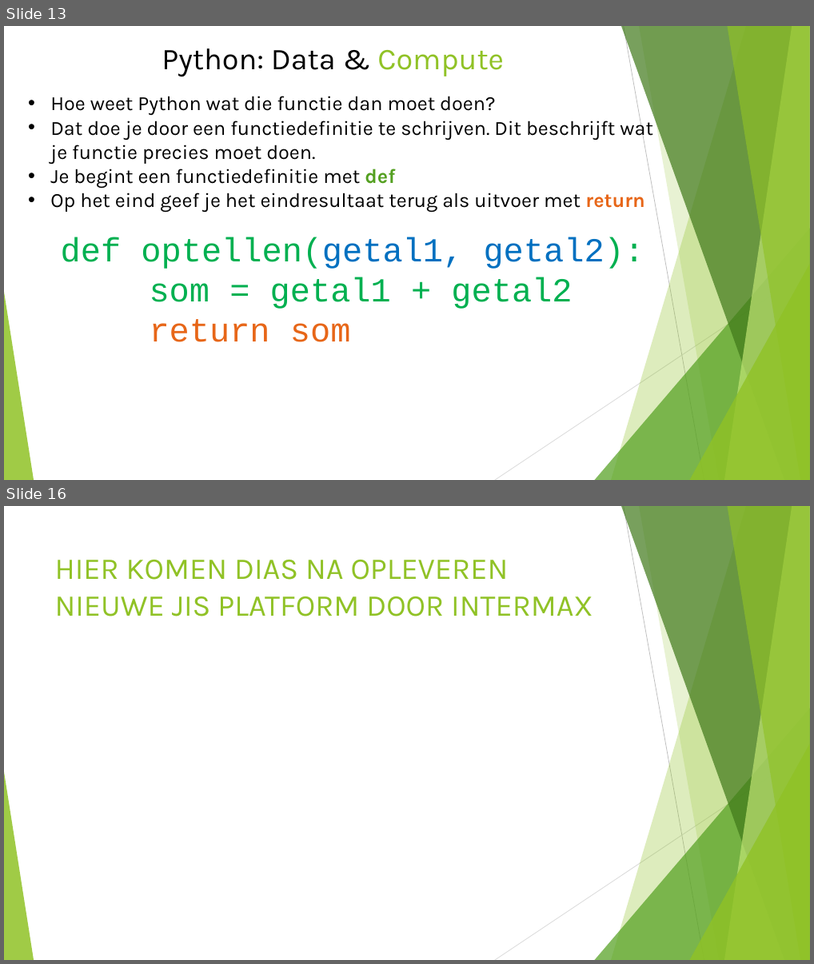
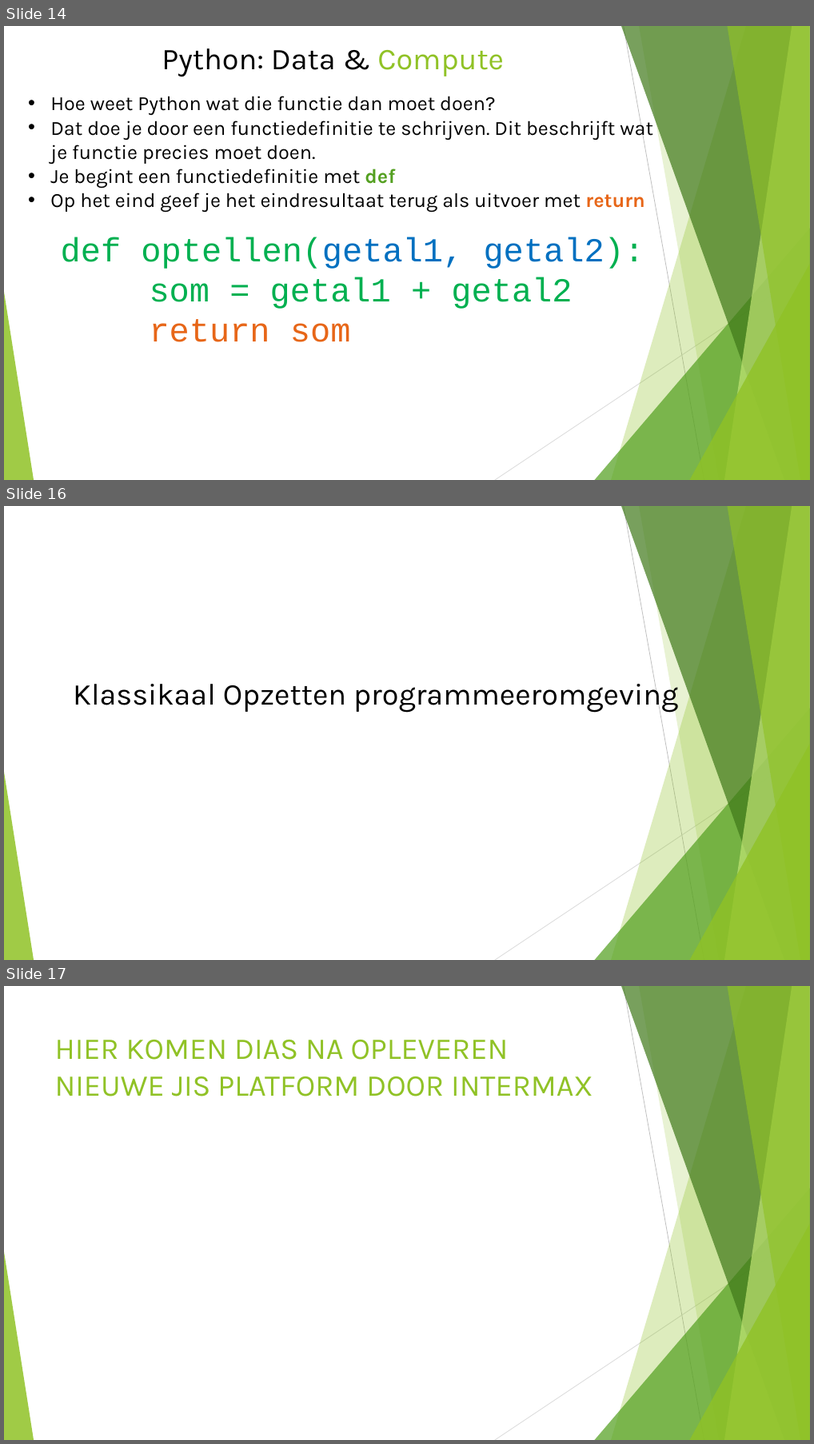
Before and after one commit to HagaZiekenhuis/python-workshops, a slide deck: Intro nieuw 11 09 23.pptx. Shown one above the other, each under a label of ours: slides 13 and 16 before the commit, slides 14, 16 and 17 after it; the slides between them are not shown. The pictures are 814x964 and 814x1444 pixels, drawn with LibreOffice and Linux fonts; fonts in the diff are those of the drawing. Boxes give left, top, right and bottom in pixels: in the first picture for what was removed or moved away, otherwise in the second. Text is boxed around its words. In the diff, an @@ line names an element or a change of style, - is before the commit and + after.

```diff
--- a/Intro nieuw 11 09 23.pptx
+++ b/Intro nieuw 11 09 23.pptx
@@ slide 16 added at (4,506,810,960), background #FFFFFF; not listed: 10 template elements that a slide beside it also shows @@
@@ text added at (73,677,678,712), 36 pt, text #000000 @@
+Klassikaal Opzetten programmeeromgeving
@@ what was slide 13 is now slide 14 @@
@@ what was slide 16 is now slide 17 @@
```
Also in this commit, not shown: 1 slide changed, 1 other slide added, 1 slide removed.
